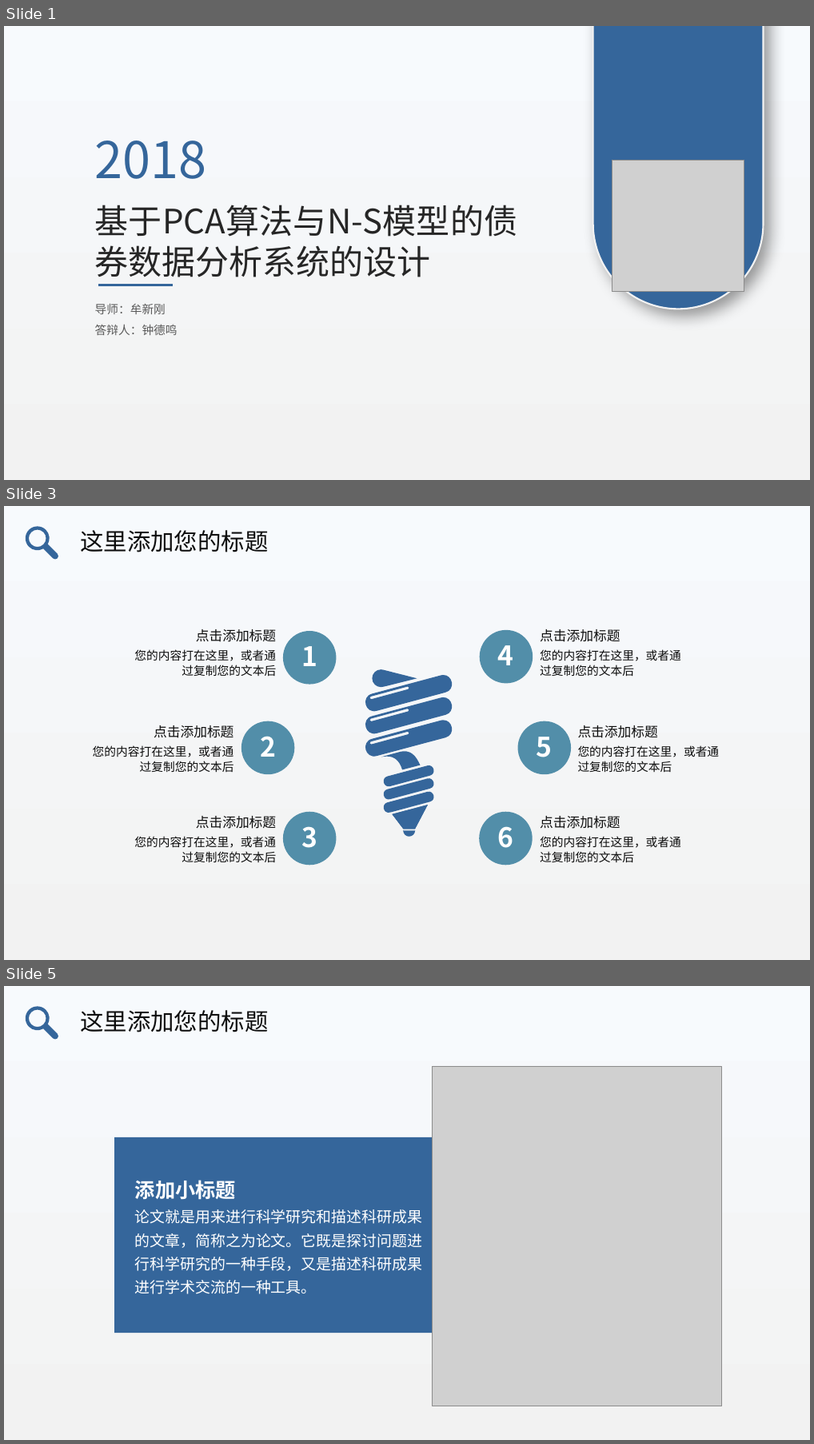
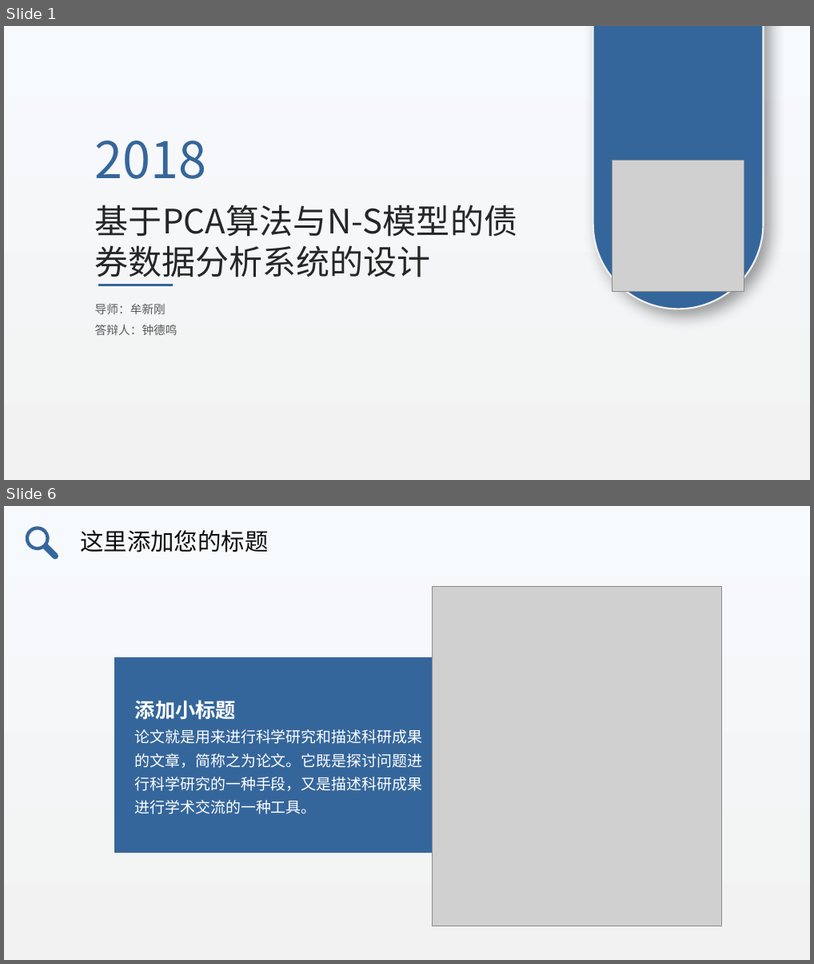
Before and after one commit to zhongdeming428/graduation-design, a slide deck: 阶段性报告/毕设答辩.pptx. Shown one above the other, each under a label of ours: slides 1, 3 and 5 before the commit, slides 1 and 6 after it; the slides between them are not shown. The pictures are 814x1444 and 814x964 pixels, drawn with LibreOffice and Linux fonts; fonts in the diff are those of the drawing; grey boxes stand for pictures. Boxes give left, top, right and bottom in pixels: in the first picture for what was removed or moved away, otherwise in the second. Text is boxed around its words. In the diff, an @@ line names an element or a change of style, - is before the commit and + after.

```diff
--- a/阶段性报告/毕设答辩.pptx
+++ b/阶段性报告/毕设答辩.pptx
@@ slide 3 removed at <box>4,506,810,960</box>, background gradient #F7FAFD to #F2F2F2 @@
@@ freeform shape removed at <box>25,525,59,560</box> @@
@@ text removed at <box>81,530,269,552</box> @@
-这里添加您的标题
@@ text removed at <box>134,649,276,676</box> @@
-您的内容打在这里，或者通过复制您的文本后
@@ text removed at <box>196,629,276,642</box> @@
-点击添加标题
@@ ellipse removed at <box>283,631,337,684</box> @@
@@ ellipse removed at <box>290,636,330,676</box> @@
-1
@@ ellipse removed at <box>480,630,534,684</box> @@
@@ ellipse removed at <box>486,634,527,676</box> @@
-4
@@ text removed at <box>540,649,682,676</box> @@
-您的内容打在这里，或者通过复制您的文本后
@@ text removed at <box>540,629,620,642</box> @@
-点击添加标题
@@ ellipse removed at <box>242,720,295,774</box> @@
@@ group removed at <box>366,669,452,836</box>: 11 freeform shapes @@
@@ ellipse removed at <box>518,720,571,774</box> @@
@@ text removed at <box>93,745,234,772</box> @@
-您的内容打在这里，或者通过复制您的文本后
@@ text removed at <box>154,725,234,738</box> @@
-点击添加标题
@@ ellipse removed at <box>248,725,289,767</box> @@
-2
@@ ellipse removed at <box>524,725,566,767</box> @@
-5
@@ text removed at <box>578,745,720,772</box> @@
-您的内容打在这里，或者通过复制您的文本后
@@ text removed at <box>578,725,658,738</box> @@
-点击添加标题
@@ text removed at <box>196,816,276,828</box> @@
-点击添加标题
@@ ellipse removed at <box>283,812,337,864</box> @@
@@ ellipse removed at <box>290,816,330,857</box> @@
-3
@@ ellipse removed at <box>479,812,533,864</box> @@
@@ ellipse removed at <box>486,816,526,857</box> @@
-6
@@ text removed at <box>540,816,620,828</box> @@
-点击添加标题
@@ text removed at <box>134,836,276,862</box> @@
-您的内容打在这里，或者通过复制您的文本后
@@ text removed at <box>540,836,682,863</box> @@
-您的内容打在这里，或者通过复制您的文本后
@@ what was slide 5 is now slide 6 @@
```
Also in this commit, not shown: 1 slide changed, 3 slides added, 2 other slides removed, 1 other file.
